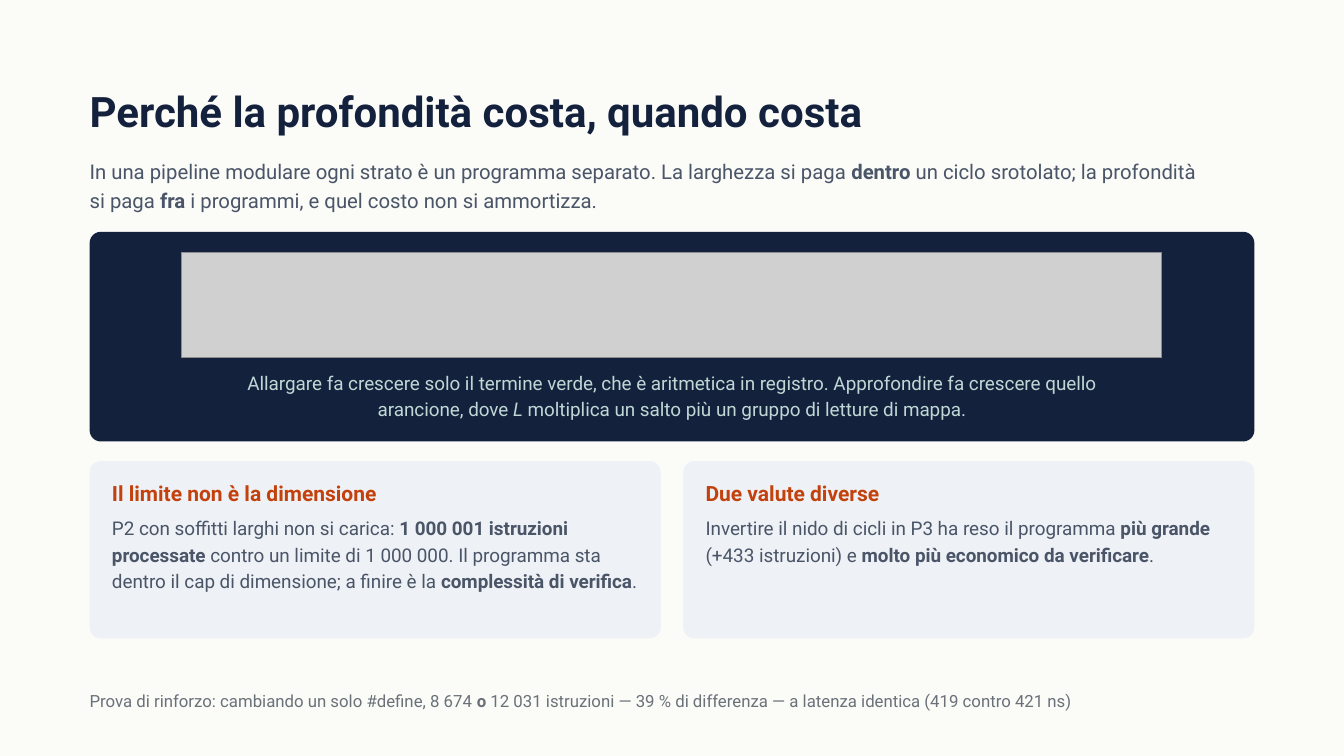
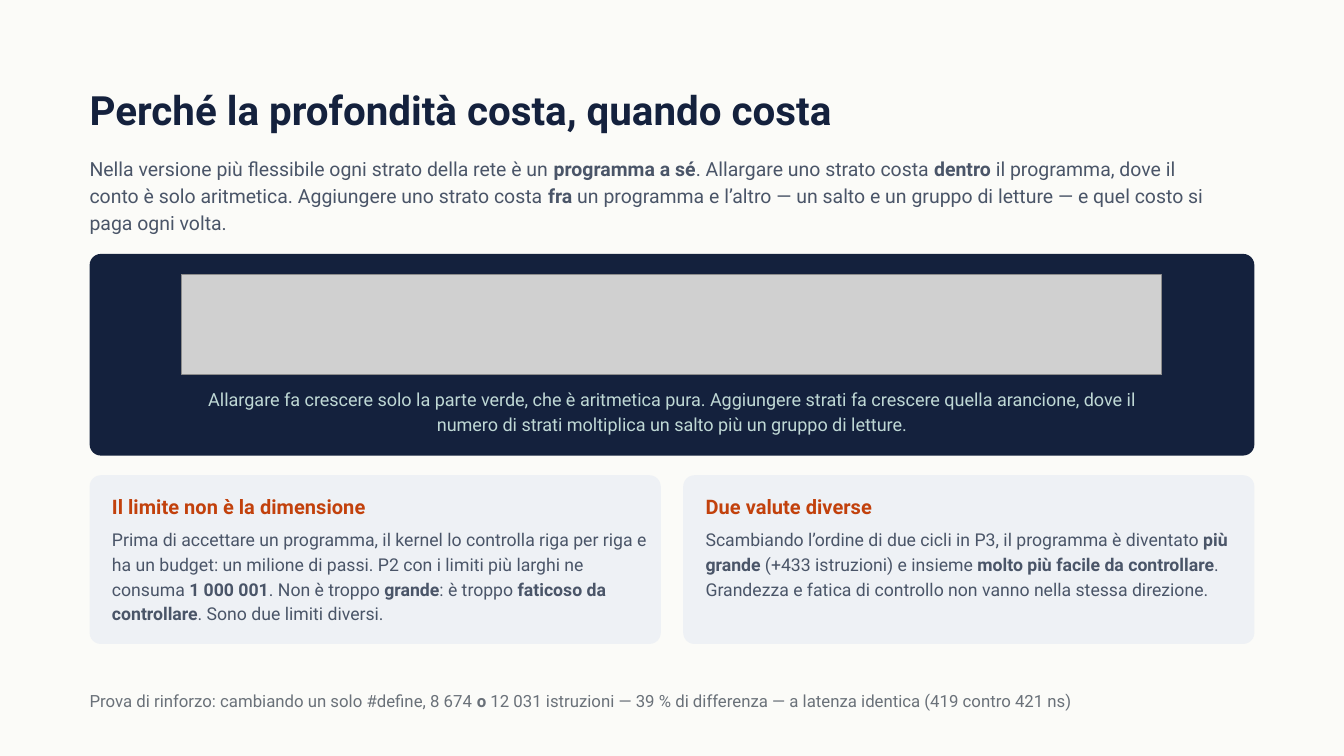
Before and after one commit to ettore-cantile/ipa_lab, a slide deck: slide 9 of docs/IPA eBPF — Implementazione e risultati.pptx. Drawn at 1344x756 pixels with LibreOffice and Linux fonts; fonts in the diff are those of the drawing; grey boxes stand for pictures. Boxes give left, top, right and bottom in pixels: in the first picture for what was removed or moved away, otherwise in the second. Text is boxed around its words. In the diff, an @@ line names an element or a change of style, - is before the commit and + after.

```diff
--- a/docs/IPA eBPF — Implementazione e risultati.pptx
+++ b/docs/IPA eBPF — Implementazione e risultati.pptx
@@ text "Perché la profondità costa, quando ..." at <box>90,94,832,134</box>: size 30 to 28.8 pt; line spacing 33pt to 31.7pt @@
@@ text at <box>90,161,1203,234</box>: text changed; size 14.5 to 13.9 pt @@
-In una pipeline modulare ogni strato è un programma separato. La larghezza si paga dentro un ciclo srotolato; la profondità si paga fra i programmi, e quel costo non si ammortizza.
+Nella versione più flessibile ogni strato della rete è un programma a sé. Allargare uno strato costa dentro il programma, dove il conto è solo aritmetica. Aggiungere uno strato costa fra un programma e l’altro — un salto e un gruppo di letture — e quel costo si paga ogni volta.
@@ proportions changed in 3 elements at <box>90,475,661,643</box>, <box>684,475,1255,643</box>, <box>90,254,1255,456</box> @@
@@ rounded rectangle: place and size @@
-rounded rectangle at <box>90,232,1255,442</box>
+rounded rectangle at <box>90,254,1255,456</box>
@@ picture: place and size @@
-picture at <box>182,253,1163,358</box>
+picture at <box>182,275,1163,375</box>
@@ text at <box>208,392,1136,435</box>: text changed; size 13.5 to 12.9 pt @@
-Allargare fa crescere solo il termine verde, che è aritmetica in registro. Approfondire fa crescere quello arancione, dove L moltiplica un salto più un gruppo di letture di mappa.
+Allargare fa crescere solo la parte verde, che è aritmetica pura. Aggiungere strati fa crescere quella arancione, dove il numero di strati moltiplica un salto più un gruppo di letture.
@@ rounded rectangle: place and size @@
-rounded rectangle at <box>90,461,661,638</box>
+rounded rectangle at <box>90,475,661,643</box>
@@ rounded rectangle: place and size @@
-rounded rectangle at <box>684,461,1255,638</box>
+rounded rectangle at <box>684,475,1255,643</box>
@@ text "Il limite non è la ...": place and size @@
-text "Il limite non è la ..." at <box>112,485,376,502</box>
+text "Il limite non è la ..." at <box>112,499,365,515</box>
@@ text "Il limite non è la ..." at <box>112,499,365,515</box>: size 15 to 14.3 pt; line spacing 18pt to 17.2pt @@
@@ text "Due valute diverse": place and size @@
-text "Due valute diverse" at <box>706,485,879,502</box>
+text "Due valute diverse" at <box>706,499,872,515</box>
@@ text "Due valute diverse" at <box>706,499,872,515</box>: size 15 to 14.3 pt; line spacing 18pt to 17.2pt @@
@@ text at <box>112,532,646,620</box>: text changed; size 13.5 to 12.6 pt @@
-P2 con soffitti larghi non si carica: 1 000 001 istruzioni processate contro un limite di 1 000 000. Il programma sta dentro il cap di dimensione; a finire è la complessità di verifica.
+Prima di accettare un programma, il kernel lo controlla riga per riga e ha un budget: un milione di passi. P2 con i limiti più larghi ne consuma 1 000 001. Non è troppo grande: è troppo faticoso da controllare. Sono due limiti diversi.
@@ text at <box>706,532,1227,596</box>: text changed; size 13.5 to 12.6 pt @@
-Invertire il nido di cicli in P3 ha reso il programma più grande (+433 istruzioni) e molto più economico da verificare.
+Scambiando l’ordine di due cicli in P3, il programma è diventato più grande (+433 istruzioni) e insieme molto più facile da controllare. Grandezza e fatica di controllo non vanno nella stessa direzione.
```
Also in this commit, not shown: 17 other slides changed, 8 slides added, 5 slides removed, 37 other files.
